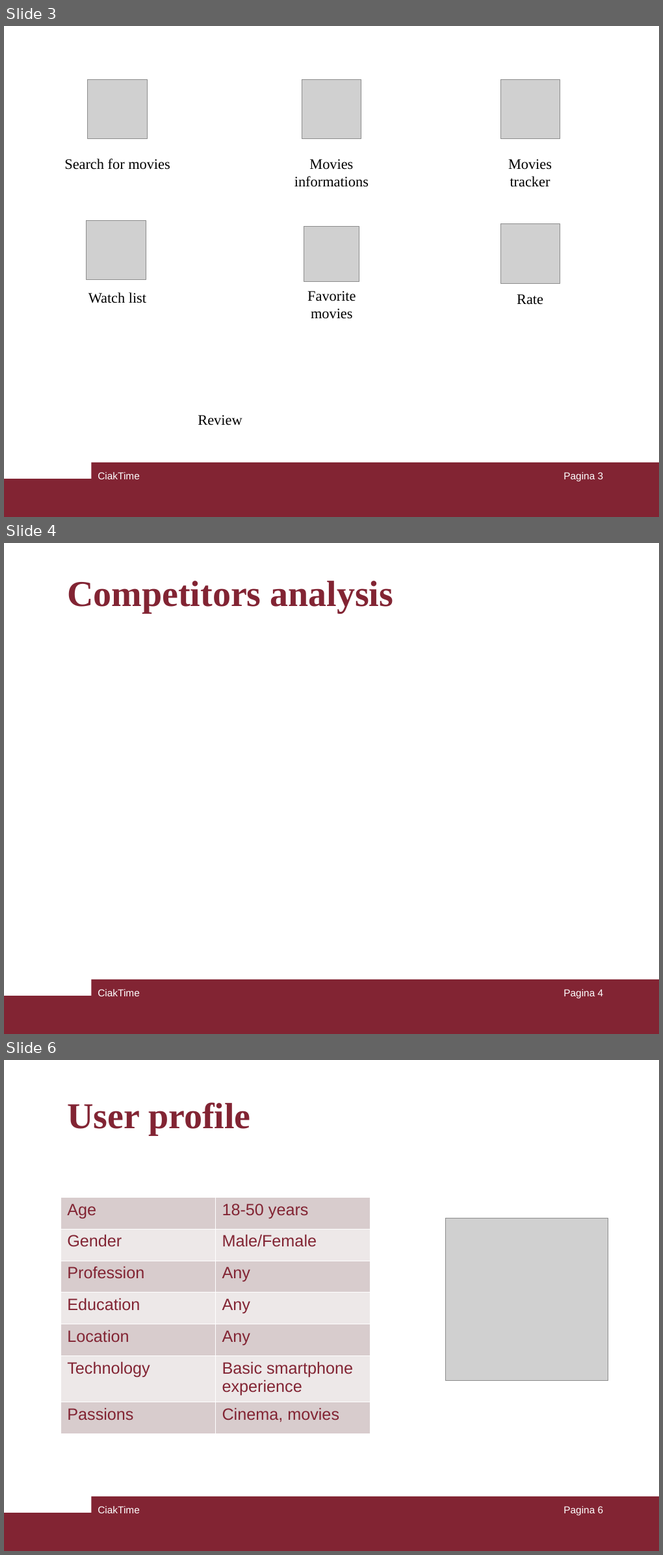
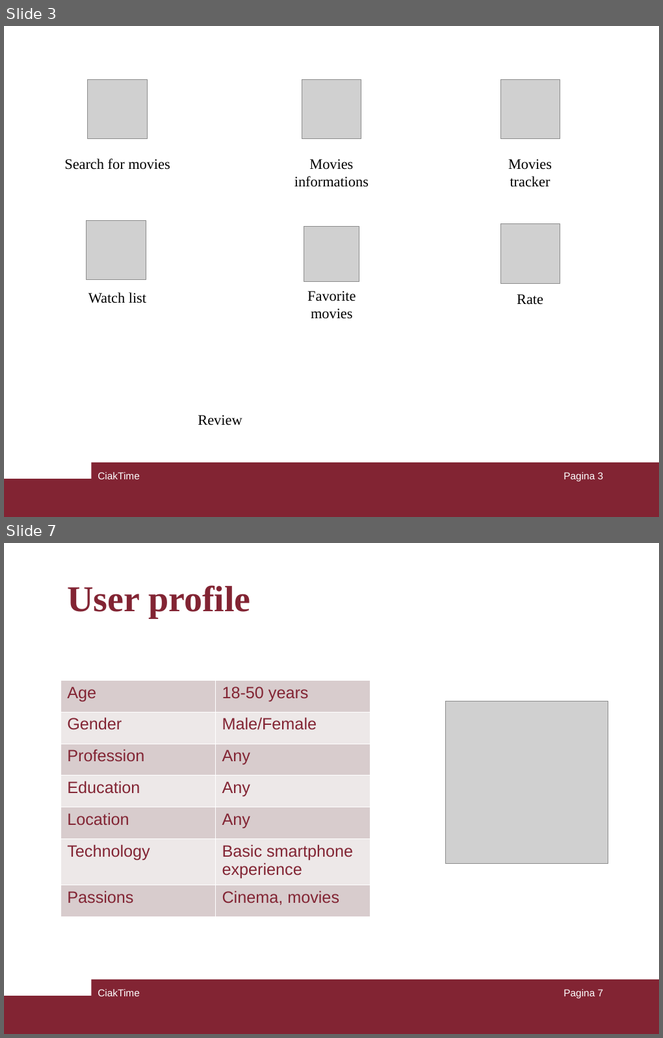
Before and after one commit to mauroficorella/Human-Computer-Interaction, a slide deck: Documentazione/presentazione.ppt. Shown one above the other, each under a label of ours: slides 3, 4 and 6 before the commit, slides 3 and 7 after it; the slides between them are not shown. The pictures are 663x1555 and 663x1038 pixels, drawn with LibreOffice and Linux fonts; fonts in the diff are those of the drawing; grey boxes stand for pictures. Boxes give left, top, right and bottom in pixels: in the first picture for what was removed or moved away, otherwise in the second. Text is boxed around its words. In the diff, an @@ line names an element or a change of style, - is before the commit and + after.

Commit message:
competitors

```diff
--- a/Documentazione/presentazione.ppt
+++ b/Documentazione/presentazione.ppt
@@ slide 4 removed at (4,543,659,1034), background #FFFFFF; not listed: 2 template elements that a slide beside it also shows @@
@@ title removed at (67,581,394,613) @@
-Competitors analysis
@@ text removed at (98,990,140,997) @@
-CiakTime
@@ page number removed at (564,990,604,999) @@
-Pagina 4
@@ what was slide 6 is now slide 7 @@
@@ page number at (564,990,604,999): text changed @@
-Pagina 6
+Pagina 7
```
Also in this commit, not shown: 1 slide changed, 3 slides added, 1 other slide removed, 1 other file.
